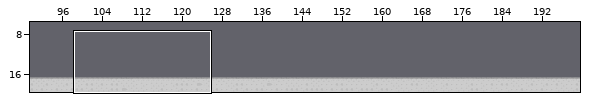
Tiled map -- assets/gfx/game/levels/space1.tmx. Above: a wide view before the commit, with the close-up outlined.
Close-up. As it was:
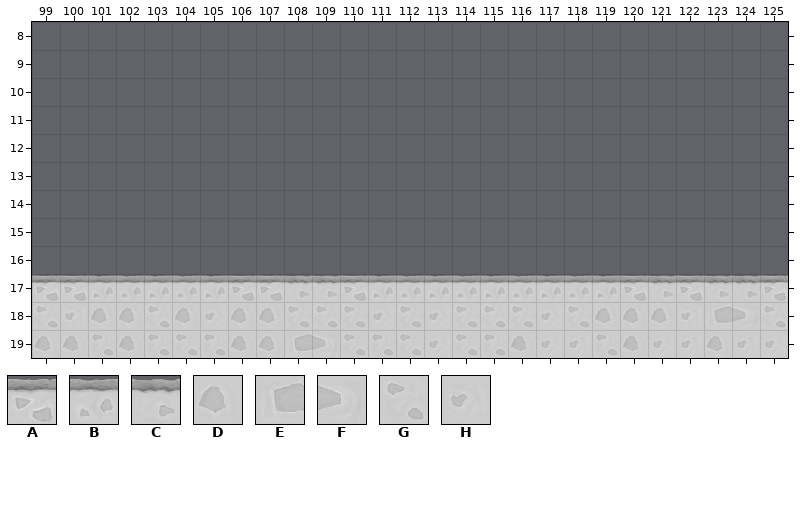
Cells are 64x64 px. Shown: x 99..125, y 8..19. The commit also changed other parts of the map, which this record leaves out.
Key: from "spaceTiled": A 10, B 11, C 12, D 15, E 16, F 17, G 20, H 21.
_ is an empty cell.
Layers that did not change in this view are not listed.
Layer "Ground" before, first column x 99:
 8 ___________________________
 9 ___________________________
10 ___________________________
11 ___________________________
12 ___________________________
13 ___________________________
14 ___________________________
15 ___________________________
16 ___________________________
17 AABBBBBAACCABBBBBBBBBACACCA
18 GHDDGDHDDGGGHGHGGGHGDDDHEFG
19 DDGDGGGDDEFGGGHGGDHHGDHHDHH
After:
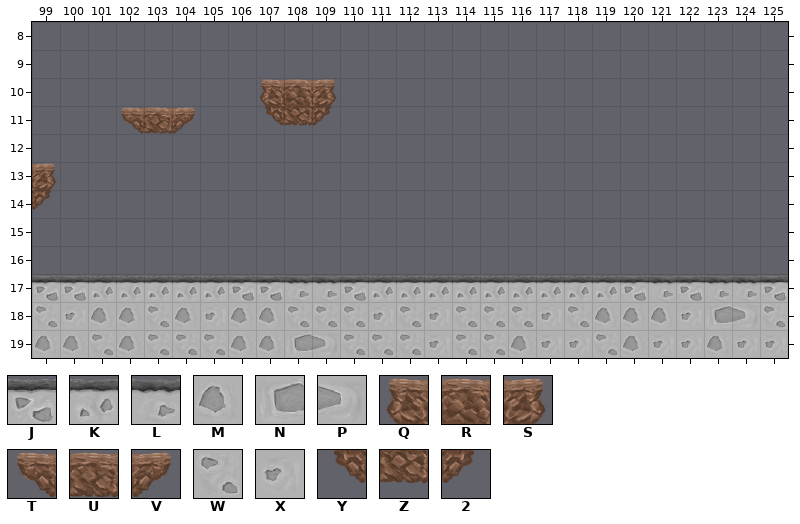
Further tiles: from "spaceTiled": J 30, K 31, L 32, M 45, N 46, P 47, Q 54, R 55, S 56, T 57, U 58, V 59, W 60, X 61, Y 69, Z 70, 2 71.
Edits made:
{"where": "layer \"Ground\""}
{"y":17,"x":99,"old":"AABBBBBAACCABBBBBBBBBACACCA","new":"JJKKKKKJJLLJKKKKKKKKKJLJLLJ"}
{"y":18,"x":99,"old":"GHDDGDHDDGGGHGHGGGHGDDDHEFG","new":"WXMMWMXMMWWWXWXWWWXWMMMXNPW"}
{"y":19,"x":99,"old":"DDGDGGGDDEFGGGHGGDHHGDHHDHH","new":"MMWMWWWMMNPWWWXWWMXXWMXXMXX"}
{"where": "layer \"Objects\""}
{"y":10,"x":107,"old":"___","new":"QRS"}
{"y":11,"x":102,"old":"___","new":"TUV"}
{"y":11,"x":107,"old":"___","new":"YZ2"}
{"y":13,"x":99,"old":"_","new":"S"}
{"y":14,"x":99,"old":"_","new":"2"}
{"label":"added","picture_box":[259,79,337,126]}
{"label":"added","picture_box":[121,107,195,134]}
{"label":"added","picture_box":[32,163,57,210]}
{"label":"changed","picture_box":[32,275,788,358]}
